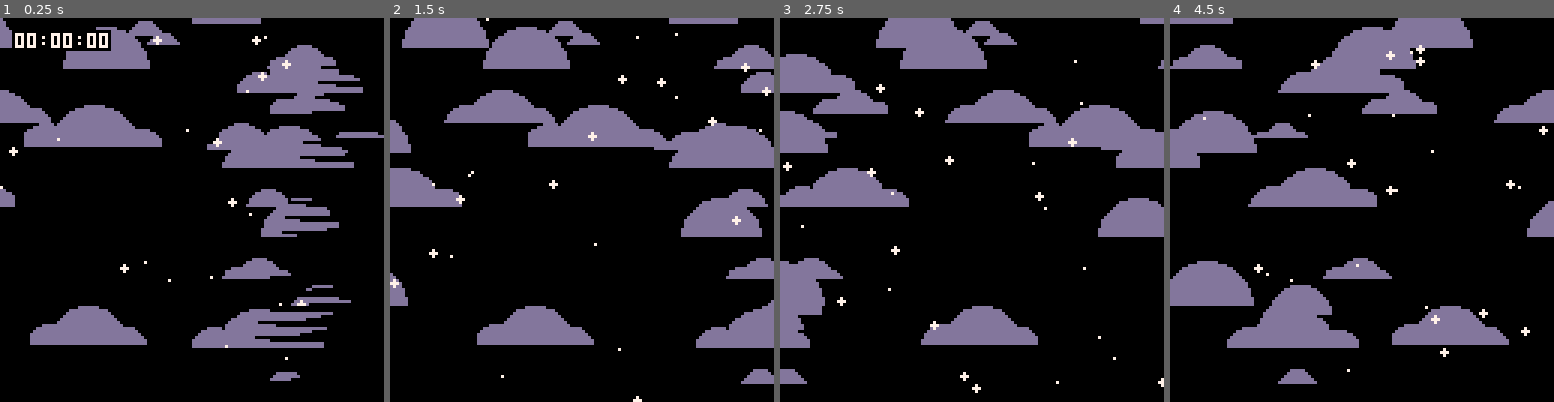
Above: before the commit, frames 1-4 (left to right).
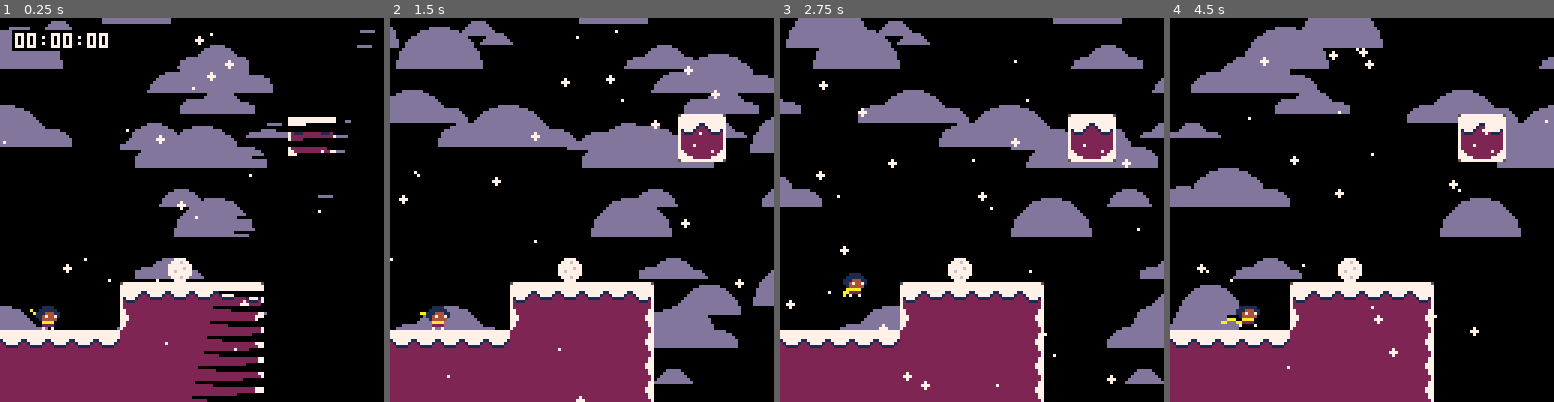
Above: after the commit, the same moments.

Repository: ExOK/Celeste2
Game: PICO-8 cartridge celeste2.p8
Same seed, same stepped clock (60 frames per second), same inputs: the game is played once before the commit and once after it.
Inputs:
- Up to frame 1 (0.25 s): no input
- Up to frame 2 (1.5 s): tap X (X key) at 0.33, 1.07 s; tap O (Z key) at 0.7 s
- Up to frame 3 (2.75 s): hold Right 1.6-2.1 s; tap O (Z key) at 1.7, 2.1, 2.5 s; tap X (X key) at 1.85 s; hold Up 2.15-2.42 s; hold Right from 2.47 s (still down)
- Up to frame 4 (4.5 s): tap O (Z key) every 0.4 s from 2.9 to 4.1 s; tap X (X key) at 2.97, 4.08 s; release Right at 3.03 s; hold Left 3.08-3.58 s; hold Down 3.63-3.97 s; hold Right from 4.02 s (still down)

The runs differ from the first frame. In frame 1, 41% of the frame differs, in the area x 0-100%, y 0-100%; in frame 2, 48%; in frame 3, 45%; in frame 4, 48%.

Commit message:
level stuff

Diff:
--- a/0.p8
+++ b/0.p8
@@ -12,7 +12,7 @@
 #include px9_decomp.lua
 #include compress.lua
 
--- compress(112, 16)
+compress(112, 16)
 raw_level = true
 
 __gfx__
@@ -62,12 +62,16 @@
 0000000000000000000000000000000000000000000000000000000000000000202200000020212122000000000000000000000000000000000000000000000000000000000000000000000000000000000000000000000000000000000000000000000000000000000000000000000000000000000000000000000000000000
 0000000000000000000000000000000000000000000000000000000000000000202200000020212122000000000000000000000000000000000000000000000000000000000000000000000000000000000000000000000000000000000000100000000000000000000000000000000000000000000000000000000000000000
 0000000000000000000000000000000000000000000000000000000000000000303200000020212122000000101111111111111111120000000000000000000000000000000000000000000000000000000000000000000000000000000000200000000000000000000000000000000000000000000000000000000000000000
-0000000000000000000000000000000000000000001011111112000000000000000000000020212122000000202121212121212121220000000000000000000000000000000000000000000000000000000000000000000000000000000000200000000000000000000000000000000000000000000000000000000000000000
-0607000000000000001011111111120000000000002021212122000000000000000000000020212122000000202121212121212121211111111111113434343434343434343400000000343434343434343434343400000000343411111111210000000000000000000000000000000000000000000000000000000000000000
-1617000000000200002021212121220000000000003031313132000000003311111200000030212122000000202121212121212121212121212121220000000000000000000000000000000000000000000000000000000000000020212121210000000000000000000000000000000000000000000000000000000000000000
-1111111111111111112121212121220000000000101111111112000000000020212200000000202122000000202121212121212121212121212121220000000000000000000000000000000000000000000000000000000000000020212121210000000000000000000000000000000000000000000000000000000000000000
-2726272121212121212121212121220000000000202121212622000000000020212200000000202122000000202121212121212121212121212121220000000000000000000000000000000000000000000000000000000000000020212121210000000000000000000000000000000000000000000000000000000000000000
-3838382121212121212121212121220000000000202721263822000000000020210000000000000000000000000000000000000000000000000000000000000000000000000000000000000000000000000000000000000000000000000000000000000000000000000000000000000000000000000000000000000000000000
+00000000000000000000003e0000000000000000001011111112000000000000000000000020212122000000202121212121212121220000000000000000000000000000000000000000000000000000000000000000000000000000000000200000000000000000000000000000000000000000000000000000000000000000
+0607000000000000001011111111120000000000002021212122000000000000000000000020212122000000202121212121212121211111111111113434000034000034343400000000343400340034003434340000000034340011111111210000000000000000000000000000000000000000000000000000000000000000
+1617000000000200002021212121220000000000003031313132000000003311111200000030212122000000302121212121212121212121212121220000000000000000000000000000000000000000000000000000000000000020212121210000000000000000000000000000000000000000000000000000000000000000
+1111111111111111112121212121220000000000101111111112000000000020212200000000202132000000002021212121212121212121212121220000000000000000000000000000000000000000000000000000000000000030312121210000000000000000000000000000000000000000000000000000000000000000
+2726272121212121212121212121220000000000202121212622000000000020212200000000202200000000002021212121212121212121212121220000000000000000000000000000000000000000000000000000000000000000002021210000000000000000000000000000000000000000000000000000000000000000
+3838382121212121212121212121220000000000202721263822000000000020212200000000202200000000002021212121212121212121212121220000000000000000000000000000000000000000000000000000000000000000002021210000000000000000000000000000000000000000000000000000000000000000
+0000000000000000000000000000000000000000000000000000000000000000000000000000000000000000000000000000000000000000000000000000000000000000000000000000000000000000000000000000000000000000000000000000000000000000000000000000000000000000000000000000000000000000
+0000000000000000000000000000000000000000000000000000000000000000000000000000000000000000000000000000000000000000000000000000000000000000000000000000000000000000000000000000000000000000000000000000000000000000000000000000000000000000000000000000000000000000
+ff7ffba7e74f000c45198e2129f28d83b62e613e4dfccfc8b2fdffdf6cd3ff3f9ce3498efdff7feeae2f7f2cc9ff7fccd15f727dff7f3abae494edff2f3bffffb5fcdf33ffd330c26257b6ffbf92d79736e9feffdbee1ff2e4389663ffab24873f8880303c4018224bfd935ffe697ef2479248f3d7e4d820bf65fb7f24f9cf43
+1e0ebae73c934f436b34fcc0ff64e2b7fef69ffc288f5c391cfc2f67fef2e38ffbcd7f1fffff0a0000000000000000000000000000000000000000000000000000000000000000000000000000000000000000000000000000000000000000000000000000000000000000000000000000000000000000000000000000000000
 
 
 
--- a/celeste2.p8
+++ b/celeste2.p8
@@ -47,22 +47,8 @@
 0003000000000101000000000000000003030300000001010000000000000000030303030800030301010107070700000303030303030303010101070707000000000000000000000000000000000000000000000000000000000000000000000000000000000000000000000000000000000000000000000000000000000000
 0000000000000000000000000000000000000000000000000000000000000000000000000000000000000000000000000000000000000000000000000000000000000000000000000000000000000000000000000000000000000000000000000000000000000000000000000000000000000000000000000000000000000000
 __map__
-0000000000000000000000000000000000000000002021212121220000000000000000000000000000000000000000000000000000000000000000000000000000000000000000000000000000000000000000000000000000000000000000000000000000000000000000000000000000000000000000000000000000000000
-0000000000000000000000000000000000000000002021212121320000000000000000000000000000000000000000000000000000000000000000000000000000000000000000000000000000000000000000000000000000000000000000000000000000000000000000000000000000000000000000000000000000000000
-0000000000000000000000000000000000000000003031313132000000000000000000000000000000000000000000000000000000000000000000000000000000000000000000000000000000000000000000000000000000000000000000000000000000000000000000000000000000000000000000000000000000000000
-0000000000000000000000000000000000000000000000000000000000000000000000000000000000000000000000000000000000000000000000000000000000000000000000000000000000000000000000000000000000000000000000000000000000000000000000000000000000000000000000000000000000000000
-0000000000000000000000000000000010120000000000000000000000000000101200000000000000000000000000000000000000000000000000000000000000000000000000000000000000000000000000000000000000000000000000000000000000000000000000000000000000000000000000000000000000000000
-0000000000000000000000000000000030320000000000000000000000000000202200000000000000000000000000000000000000000000000000000000000000000000000000000000000000000000000000000000000000000000000000000000000000000000000000000000000000000000000000000000000000000000
-0000000000000000000000000000000000000000000000000000000000000000202200000010111112000000000000000000000000000000000000000000000000000000000000000000000000000000000000000000000000000000000000000000000000000000000000000000000000000000000000000000000000000000
-0000000000000000000000000000000000000000000000000000000000000000202200000020212122000000000000000000000000000000000000000000000000000000000000000000000000000000000000000000000000000000000000000000000000000000000000000000000000000000000000000000000000000000
-0000000000000000000000000000000000000000000000000000000000000000202200000020212122000000000000000000000000000000000000000000000000000000000000000000000000000000000000000000000000000000000000100000000000000000000000000000000000000000000000000000000000000000
-0000000000000000000000000000000000000000000000000000000000000000303200000020212122000000101111111111111111120000000000000000000000000000000000000000000000000000000000000000000000000000000000200000000000000000000000000000000000000000000000000000000000000000
-00000000000000000000003e0000000000000000001011111112000000000000000000000020212122000000202121212121212121220000000000000000000000000000000000000000000000000000000000000000000000000000000000200000000000000000000000000000000000000000000000000000000000000000
-0607000000000000001011111111120000000000002021212122000000000000000000000020212122000000202121212121212121211111111111113434000034000034343400000000343400340034003434340000000034340011111111210000000000000000000000000000000000000000000000000000000000000000
-1617000000000200002021212121220000000000003031313132000000003311111200000030212122000000302121212121212121212121212121220000000000000000000000000000000000000000000000000000000000000020212121210000000000000000000000000000000000000000000000000000000000000000
-1111111111111111112121212121220000000000101111111112000000000020212200000000202132000000002021212121212121212121212121220000000000000000000000000000000000000000000000000000000000000030312121210000000000000000000000000000000000000000000000000000000000000000
-2726272121212121212121212121220000000000202121212622000000000020212200000000202200000000002021212121212121212121212121220000000000000000000000000000000000000000000000000000000000000000002021210000000000000000000000000000000000000000000000000000000000000000
-3838382121212121212121212121220000000000202721263822000000000020212200000000202200000000002021212121212121212121212121220000000000000000000000000000000000000000000000000000000000000000002021210000000000000000000000000000000000000000000000000000000000000000
+ff7ffba7e74f000c45198e2129f28d83b62e613e4dfccfc8b2fdffdf6cd3ff3f9ce3498efdff7feeae2f7f2cc9ff7fccd15f727dff7f3abae494edff2f3bffffb5fcdf33ffd330c26257b6ffbf92d79736e9feffdbee1ff2e4389663ffab24873f8880303c4018224bfd935ffe697ef2479248f3d7e4d820bf65fb7f24f9cf43
+1e0ebae73c934f436b34fcc0ff64e2b7fef69ffc288f5c391cfc2f67fef2e38ffbcd7f1fffff0a0000000000000000000000000000000000000000000000000000000000000000000000000000000000000000000000000000000000000000000000000000000000000000000000000000000000000000000000000000000000
 
 
 
